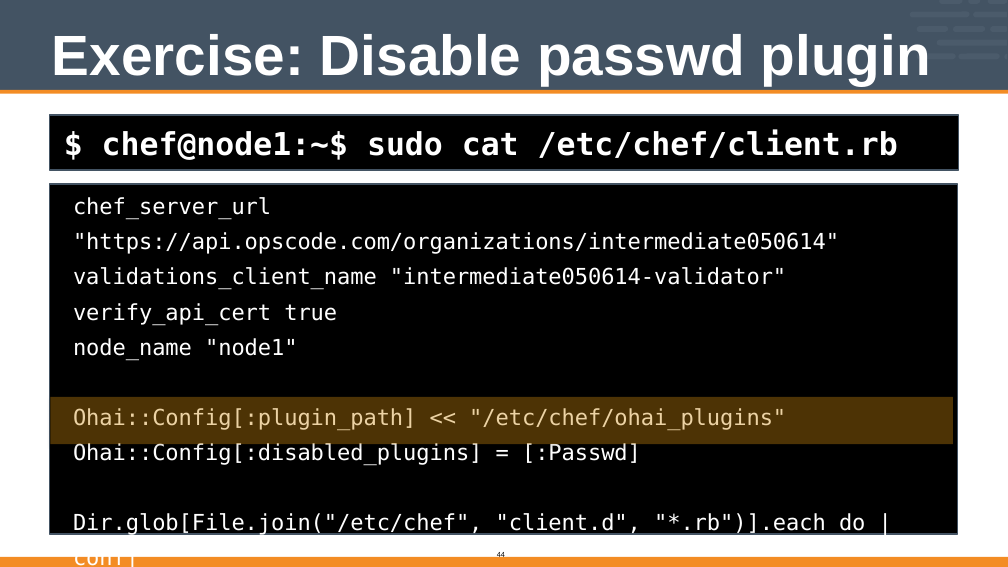
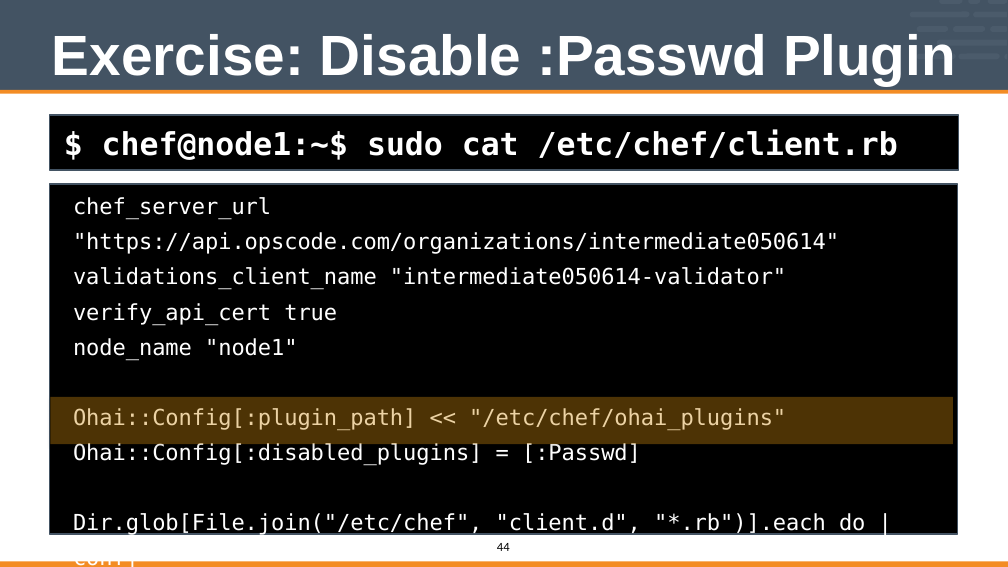
Before and after one commit to vinyar/chef-intermediate, a slide deck: slide 44 of Modules/06-Chef_Intermediate.pptx. Drawn at 1008x567 pixels with LibreOffice and Linux fonts; fonts in the diff are those of the drawing. Boxes give left, top, right and bottom in pixels: in the first picture for what was removed or moved away, otherwise in the second. Text is boxed around its words. In the diff, an @@ line names an element or a change of style, - is before the commit and + after.

```diff
--- a/Modules/06-Chef_Intermediate.pptx
+++ b/Modules/06-Chef_Intermediate.pptx
@@ title at (52, 34, 956, 85): text changed @@
-Exercise: Disable passwd plugin
+Exercise: Disable :Passwd Plugin
@@ page number: place and size @@
-page number at (497, 551, 505, 560)
+page number at (497, 543, 510, 551)
@@ page number at (497, 543, 510, 551): size 10 to 16 pt @@
@@ freeform shape: place and size @@
-freeform shape at (0, 557, 1008, 567)
+freeform shape at (0, 561, 1008, 567)
```
Also in this commit, not shown: 45 other slides changed.
